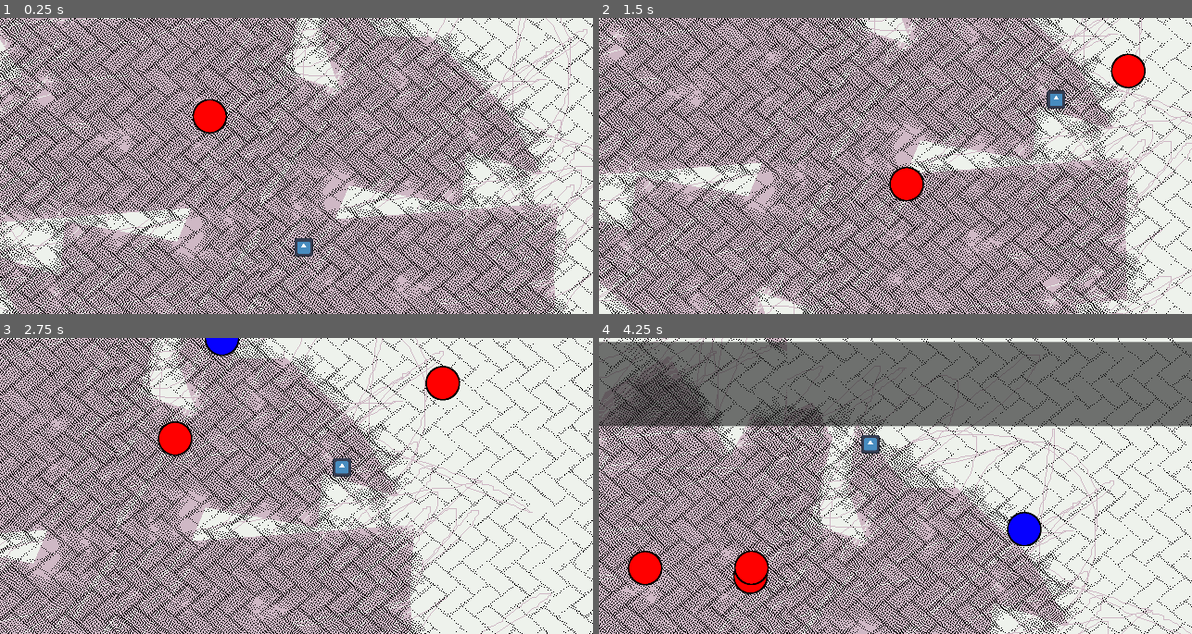
Above: before the commit, frames 1-4 (two rows, left to right).
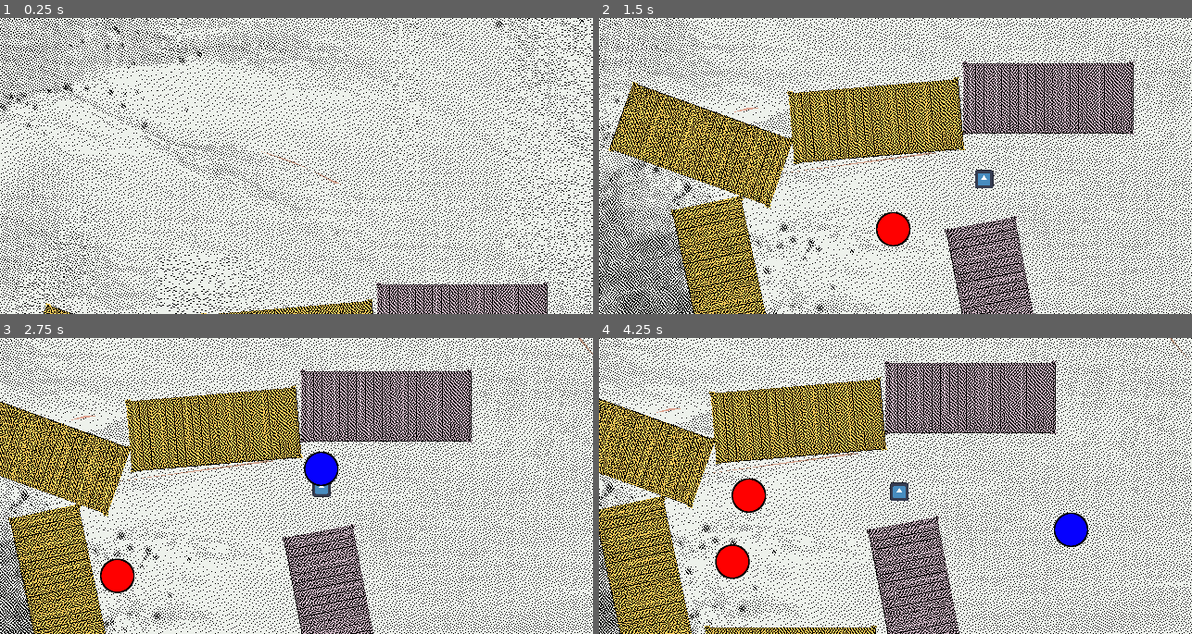
Above: after the commit, the same moments.

Repository: HalfdanBrage/nordicGame
Game: Godot game, scene res://Levels/test-level-1.tscn
The game is run twice, just before and just after one commit, with the same random seed, the same clock (stepped at 60 frames per second) and the same inputs. Before the commit the project starts from res://Levels/test-level-0.tscn. The engine's default icon, where the game draws it, is replaced by a stand-in: a white triangle on a blue panel in a dark square.
Inputs (mouse positions are in pixels of both pictures, inside the frame that each line leads up to):
- Up to frame 1 (0.25 s): no input
- Up to frame 2 (1.5 s): move the mouse to (1025, 151) at 0.52 s; tap Space (shoot) at 0.6 s; move the mouse to (776, 180) at 1.27 s; tap X (swap) at 1.35 s
- Up to frame 3 (2.75 s): move the mouse to (355, 420) at 2.02 s; tap Space (shoot) at 2.1 s
- Up to frame 4 (4.25 s): move the mouse to (865, 545) at 2.77 s; tap X (swap) at 2.85 s; move the mouse to (1073, 530) at 3.52 s; tap Space (shoot) at 3.6 s

The runs differ from the first frame. In frame 1, 78% of the frame differs, in the area x 0-100%, y 0-100%; in frame 2, 76%; in frame 3, 63%; in frame 4, 73%.

Commit message:
Camera pixel stuff

Diff:
--- /dev/null
+++ b/Entities/Camera.tscn
@@ -0,0 +1,9 @@
+[gd_scene load_steps=2 format=3 uid="uid://dnp17dosmjr5m"]
+
+[ext_resource type="Script" path="res://Entities/CameraController.gd" id="1_pt642"]
+
+[node name="Camera2D" type="Camera2D"]
+position = Vector2(0, -445)
+script = ExtResource("1_pt642")
+max_breathing_y_offset = 7.0
+breathing_speed = 4.75
--- a/Entities/CameraController.gd
+++ b/Entities/CameraController.gd
@@ -1,12 +1,27 @@
 extends Camera2D
 
 @export var lerp_speed: float = 1
-#@export var fast_lerp_speed: float = 1
-#@export var slow_lerp_speed: float = 1
+
+@export var max_breathing_y_offset: float = 10
+@export var breathing_speed: float = 8
+
+var breating_offset: Vector2 = Vector2.ZERO
+var breathing_down = true
 
 func _process(delta):
+	set_breathing(delta)
+
 	var player = Levelmanager.get_player()
 	if player != null:
 		var target = Levelmanager.get_player()
-		#var lerp_speed = fast_lerp_speed
-		position = position.lerp(target.position, delta * lerp_speed)
+		var target_position = target.position + breating_offset
+		position = position.lerp(target_position, delta * lerp_speed)
+
+func set_breathing(delta):
+	if breathing_down:
+		breating_offset.y += delta * breathing_speed
+	else :
+		breating_offset.y -= delta * breathing_speed
+
+	if max_breathing_y_offset < abs(breating_offset.y):
+		breathing_down = !breathing_down
--- a/Levels/test-level-0.tscn
+++ b/Levels/test-level-0.tscn
@@ -1,6 +1,6 @@
 [gd_scene load_steps=10 format=3 uid="uid://bi4dpqmr6fykn"]
 
-[ext_resource type="Script" path="res://Entities/CameraController.gd" id="1_k0x3w"]
+[ext_resource type="PackedScene" uid="uid://dnp17dosmjr5m" path="res://Entities/Camera.tscn" id="1_u7hp1"]
 [ext_resource type="PackedScene" path="res://Entities/Player/player.tscn" id="2_k5le6"]
 [ext_resource type="PackedScene" uid="uid://chg348md75ben" path="res://Entities/Bullet/bullet.tscn" id="2_witry"]
 [ext_resource type="Texture2D" uid="uid://dk8dy2sidimv8" path="res://Assets/Backgrounds/earth.png" id="3_gca5b"]
@@ -20,11 +20,7 @@
 
 [node name="Node2D" type="Node2D"]
 
-[node name="Camera2D" type="Camera2D" parent="."]
-position = Vector2(410, 273)
-script = ExtResource("1_k0x3w")
-fast_lerp_speed = 1.5
-slow_lerp_speed = 0.4
+[node name="Camera2D" parent="." instance=ExtResource("1_u7hp1")]
 
 [node name="Background" type="Node2D" parent="."]
 
--- /dev/null
+++ b/Levels/test-level-1.tscn
@@ -0,0 +1,103 @@
+[gd_scene load_steps=8 format=3 uid="uid://cu36wcnfb58pr"]
+
+[ext_resource type="PackedScene" path="res://Entities/Player/player.tscn" id="1_wbot4"]
+[ext_resource type="PackedScene" uid="uid://dnp17dosmjr5m" path="res://Entities/Camera.tscn" id="2_70fdi"]
+[ext_resource type="Texture2D" uid="uid://dl1gsqtmxsoq1" path="res://Assets/Backgrounds/desert_simple.png" id="3_syf8e"]
+[ext_resource type="Texture2D" uid="uid://c8lqrif543f32" path="res://Assets/Terrain/container_yel.png" id="4_g7afr"]
+[ext_resource type="Texture2D" uid="uid://ber30lpp65w3n" path="res://Assets/Terrain/container_gre.png" id="5_5vvla"]
+[ext_resource type="Texture2D" uid="uid://bbmgjkkhl14ay" path="res://Assets/Terrain/container_pur.png" id="6_isl2p"]
+
+[sub_resource type="RectangleShape2D" id="RectangleShape2D_3u15y"]
+size = Vector2(178, 70)
+
+[node name="Test-level-1" type="Node2D"]
+
+[node name="Background" type="Node2D" parent="."]
+
+[node name="DesertSimple" type="Sprite2D" parent="Background"]
+texture_filter = 1
+position = Vector2(548, -210)
+texture = ExtResource("3_syf8e")
+
+[node name="Camera2D" parent="." instance=ExtResource("2_70fdi")]
+
+[node name="Player" parent="." instance=ExtResource("1_wbot4")]
+
+[node name="Container6" type="StaticBody2D" parent="."]
+position = Vector2(179, -180)
+scale = Vector2(1, 1)
+
+[node name="ContainerYel" type="Sprite2D" parent="Container6"]
+texture_filter = 1
+texture = ExtResource("6_isl2p")
+
+[node name="CollisionShape2D" type="CollisionShape2D" parent="Container6"]
+shape = SubResource("RectangleShape2D_3u15y")
+
+[node name="Container5" type="StaticBody2D" parent="."]
+position = Vector2(123, 46)
+rotation = 1.38196
+scale = Vector2(1, 1)
+
+[node name="ContainerYel" type="Sprite2D" parent="Container5"]
+texture_filter = 1
+texture = ExtResource("6_isl2p")
+
+[node name="CollisionShape2D" type="CollisionShape2D" parent="Container5"]
+shape = SubResource("RectangleShape2D_3u15y")
+
+[node name="Container4" type="StaticBody2D" parent="."]
+position = Vector2(-196, -129)
+rotation = -2.79716
+scale = Vector2(1, 1)
+
+[node name="ContainerYel" type="Sprite2D" parent="Container4"]
+texture_filter = 1
+texture = ExtResource("4_g7afr")
+
+[node name="CollisionShape2D" type="CollisionShape2D" parent="Container4"]
+shape = SubResource("RectangleShape2D_3u15y")
+
+[node name="Container3" type="StaticBody2D" parent="."]
+position = Vector2(-171, 24)
+rotation = 1.36232
+
+[node name="ContainerYel" type="Sprite2D" parent="Container3"]
+texture_filter = 1
+texture = ExtResource("4_g7afr")
+
+[node name="CollisionShape2D" type="CollisionShape2D" parent="Container3"]
+shape = SubResource("RectangleShape2D_3u15y")
+
+[node name="Container2" type="StaticBody2D" parent="."]
+position = Vector2(-7, -155)
+rotation = -0.083679
+
+[node name="ContainerYel" type="Sprite2D" parent="Container2"]
+texture_filter = 1
+texture = ExtResource("4_g7afr")
+
+[node name="CollisionShape2D" type="CollisionShape2D" parent="Container2"]
+shape = SubResource("RectangleShape2D_3u15y")
+
+[node name="Container" type="StaticBody2D" parent="."]
+position = Vector2(-15, 106)
+
+[node name="ContainerYel" type="Sprite2D" parent="Container"]
+texture_filter = 1
+texture = ExtResource("4_g7afr")
+
+[node name="CollisionShape2D" type="CollisionShape2D" parent="Container"]
+shape = SubResource("RectangleShape2D_3u15y")
+
+[node name="ContainerGre" type="Sprite2D" parent="."]
+visible = false
+position = Vector2(-159, 14)
+rotation = 1.0779
+texture = ExtResource("5_5vvla")
+
+[node name="ContainerPur" type="Sprite2D" parent="."]
+visible = false
+position = Vector2(131, 68)
+rotation = 1.5708
+texture = ExtResource("6_isl2p")
--- a/project.godot
+++ b/project.godot
@@ -11,7 +11,7 @@
 [application]
 
 config/name="Nordic Game"
-run/main_scene="res://Levels/test-level-0.tscn"
+run/main_scene="res://Levels/test-level-1.tscn"
 config/features=PackedStringArray("4.2", "Forward Plus")
 config/icon="res://icon.svg"
 
@@ -24,7 +24,7 @@
 window/size/viewport_width=640
 window/size/viewport_height=320
 window/size/mode=2
-window/stretch/mode="viewport"
+window/stretch/mode="canvas_items"
 
 [input]
 
